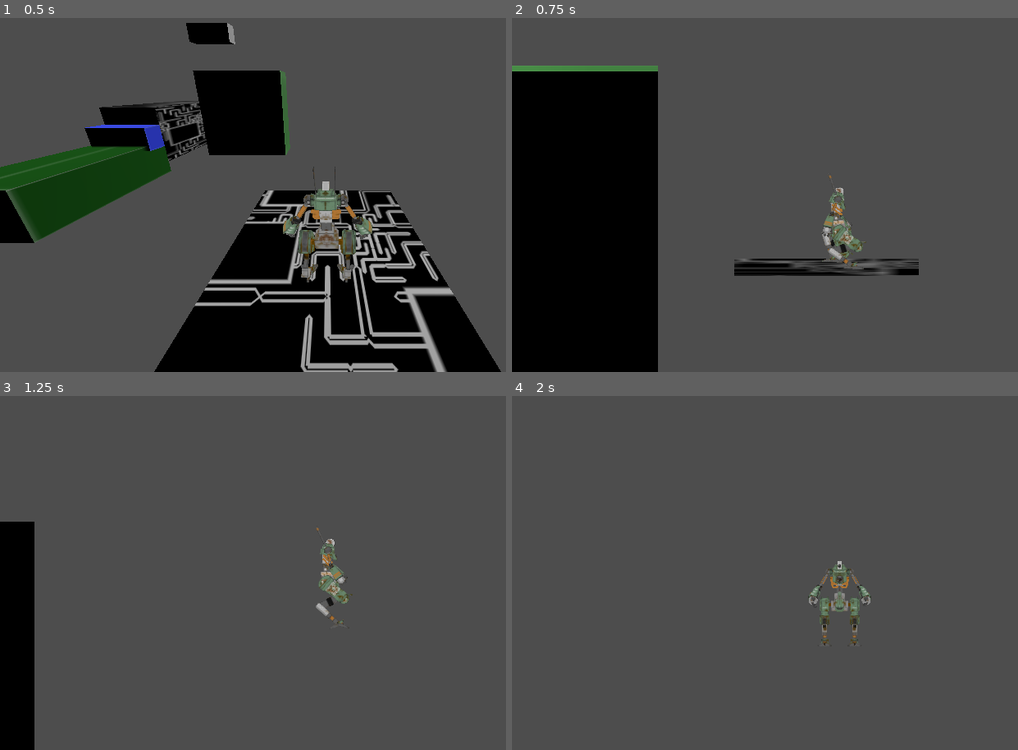
Above: before the commit, frames 1-4 (two rows, left to right).
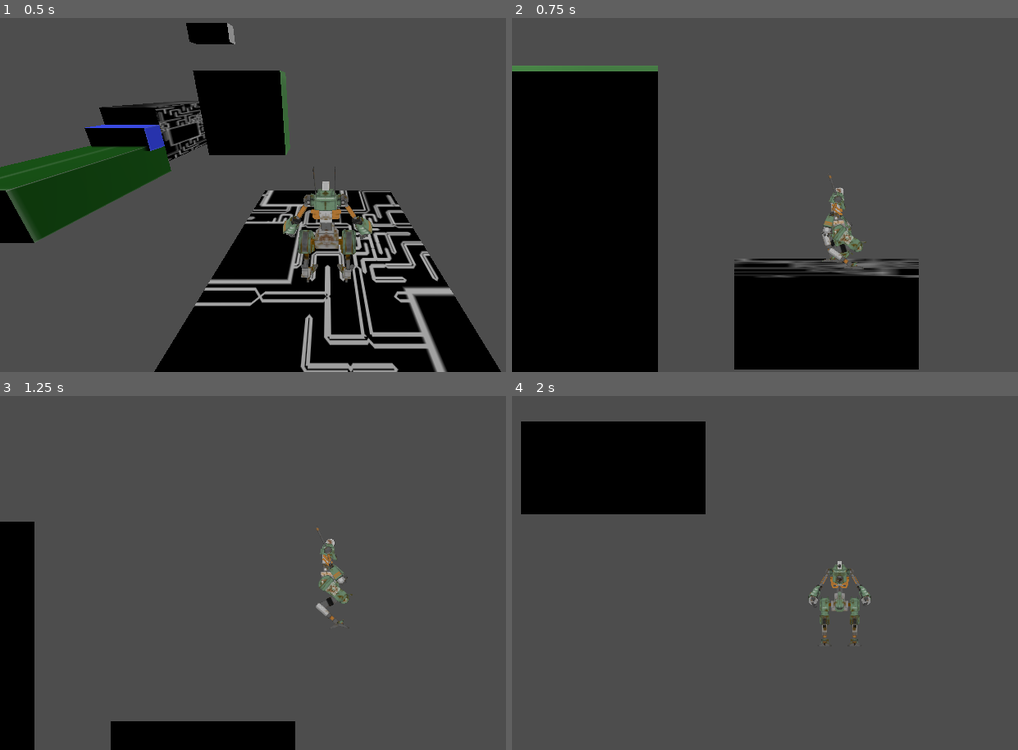
Above: after the commit, the same moments.

Repository: iriake/strata-project
Game: Godot game, scene res://scenes/levels/level_1.tscn
Same seed, same stepped clock (60 frames per second), same inputs: the game is played once before the commit and once after it.
Inputs:
- Up to frame 1 (0.5 s): no input
- Up to frame 2 (0.75 s): hold D (move_right) from 0.53 s (still down); hold Tab (change_dimension) from 0.53 s (still down)
- Up to frame 3 (1.25 s): keep holding D (move_right); keep holding Tab (change_dimension); tap Space (jump) at 0.77 s
- Up to frame 4 (2 s): release D (move_right) at 1.28 s; release Tab (change_dimension) at 1.28 s; hold S (move_back) from 1.28 s (still down); tap E (emote) at 1.35 s; tap Space (jump) at 1.52 s

Frame 1 is identical in both runs. In frame 2, 9.6% of the frame differs, in the area x 43-81%, y 72-100%; in frame 3, 3.0%; in frame 4, 9.6%.

Commit message:
fix: camera and player positions

Diff:
--- a/scenes/player/player.gd
+++ b/scenes/player/player.gd
@@ -109,7 +109,7 @@
 func _enter_change_mode() -> void:
 	var basis_z = _camera_pivot.global_basis.z
 
-	if abs(basis_z.y) > 0.9:
+	if abs(basis_z.y*2) > 0.9:
 		_lock_axis = Vector3(0, 1, 0)
 		_locked_position_value = -0.5   # bloques se aplanan aquí
 		global_position.y = 0.5         # jugador queda encima de los bloques
@@ -230,6 +230,10 @@
 func _set_camera_projection(is_ortho: bool) -> void:
 	_camera.projection = Camera3D.PROJECTION_ORTHOGONAL if is_ortho else Camera3D.PROJECTION_PERSPECTIVE
 	_camera.size = 12.0
+	if is_ortho:
+		_camera.global_position = _camera.global_position + _camera.global_basis.z * 10
+	else:
+		_camera.global_position = _camera.global_position - _camera.global_basis.z * 10
 
 
 ## Gestiona la rotación del modelo visual y dispara las animaciones correspondientes.
--- a/scenes/player/player.tscn
+++ b/scenes/player/player.tscn
@@ -114,5 +114,6 @@
 
 [node name="Camera3D" type="Camera3D" parent="CameraPivot/SpringArm3D" unique_id=1261885817]
 unique_name_in_owner = true
+near = 0.001
 
 [editable path="UAL1_Standard"]
